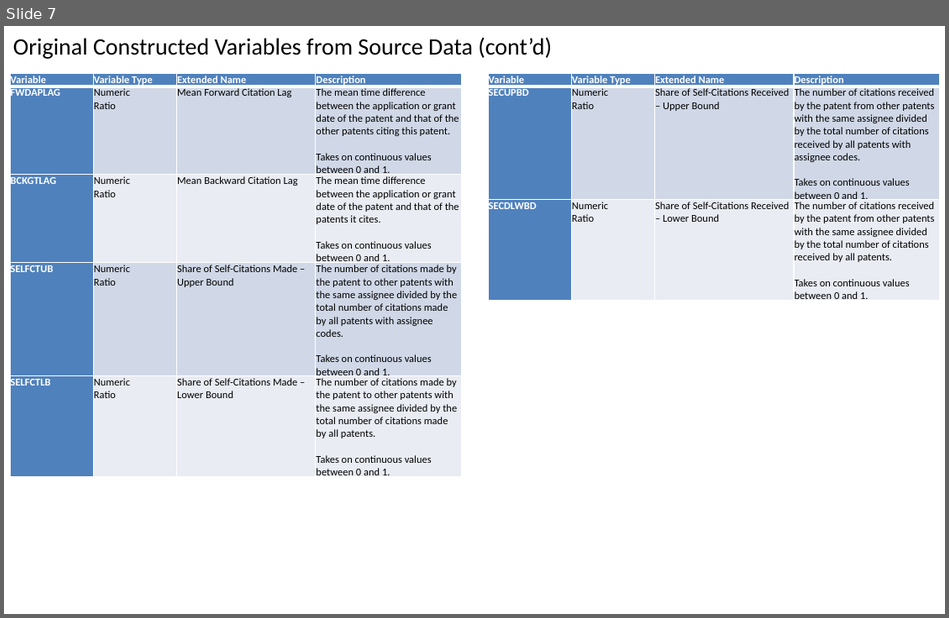
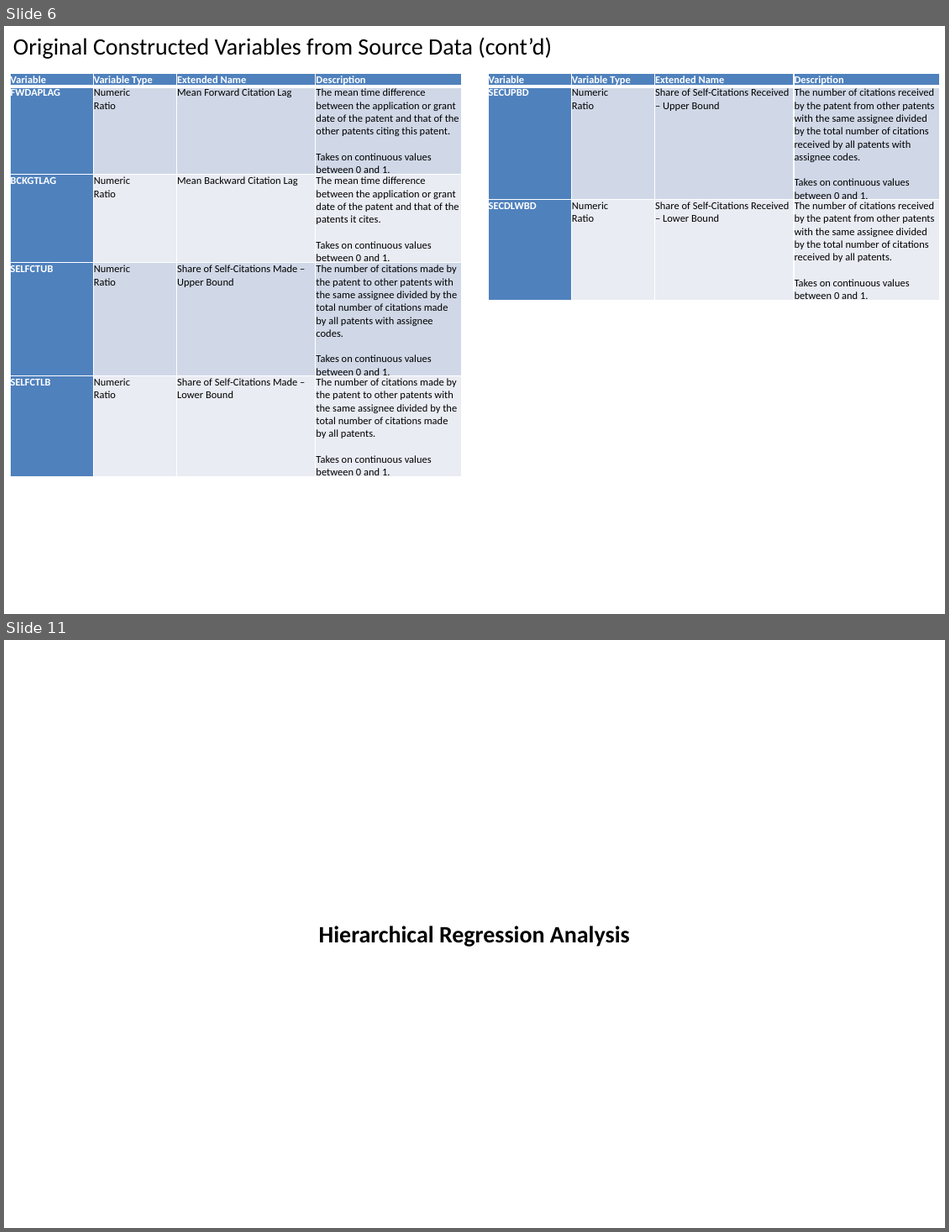
Before and after one commit to SLU-Courses-Townes/SOC6100, a slide deck: Presentations/Presentation02/Townes_SOC6100_Presentation02.pptx. Shown one above the other, each under a label of ours: slide 7 before the commit, slides 6 and 11 after it; the slides between them are not shown. The pictures are 949x618 and 949x1232 pixels, drawn with LibreOffice and Linux fonts; fonts in the diff are those of the drawing. Boxes give left, top, right and bottom in pixels: in the first picture for what was removed or moved away, otherwise in the second. Text is boxed around its words. In the diff, an @@ line names an element or a change of style, - is before the commit and + after.

```diff
--- a/Presentations/Presentation02/Townes_SOC6100_Presentation02.pptx
+++ b/Presentations/Presentation02/Townes_SOC6100_Presentation02.pptx
@@ slide 11 added at [4,640,945,1228], background #FFFFFF @@
@@ text added at [319,926,630,947], 18 pt, text #000000, bold @@
+Hierarchical Regression Analysis
@@ what was slide 7 is now slide 6 @@
```
Also in this commit, not shown: 5 slides changed, 12 other slides added, 1 slide removed.
